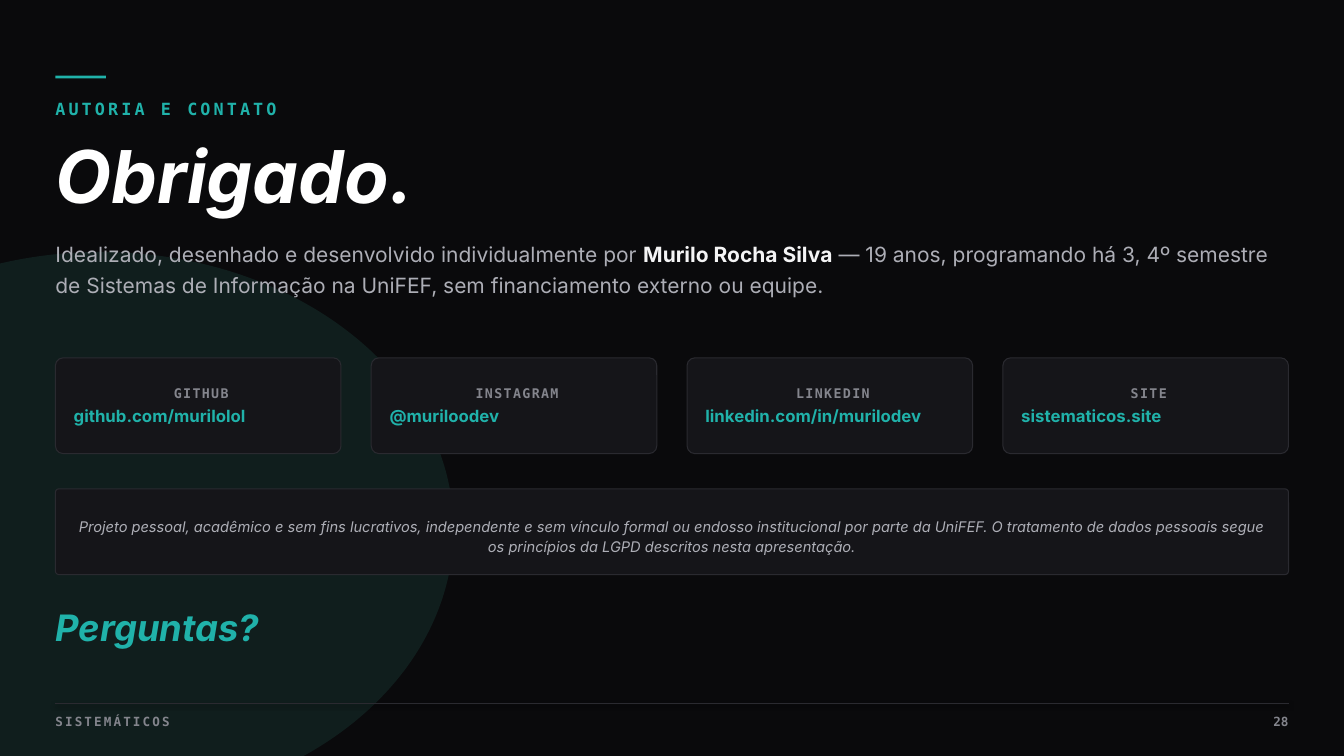
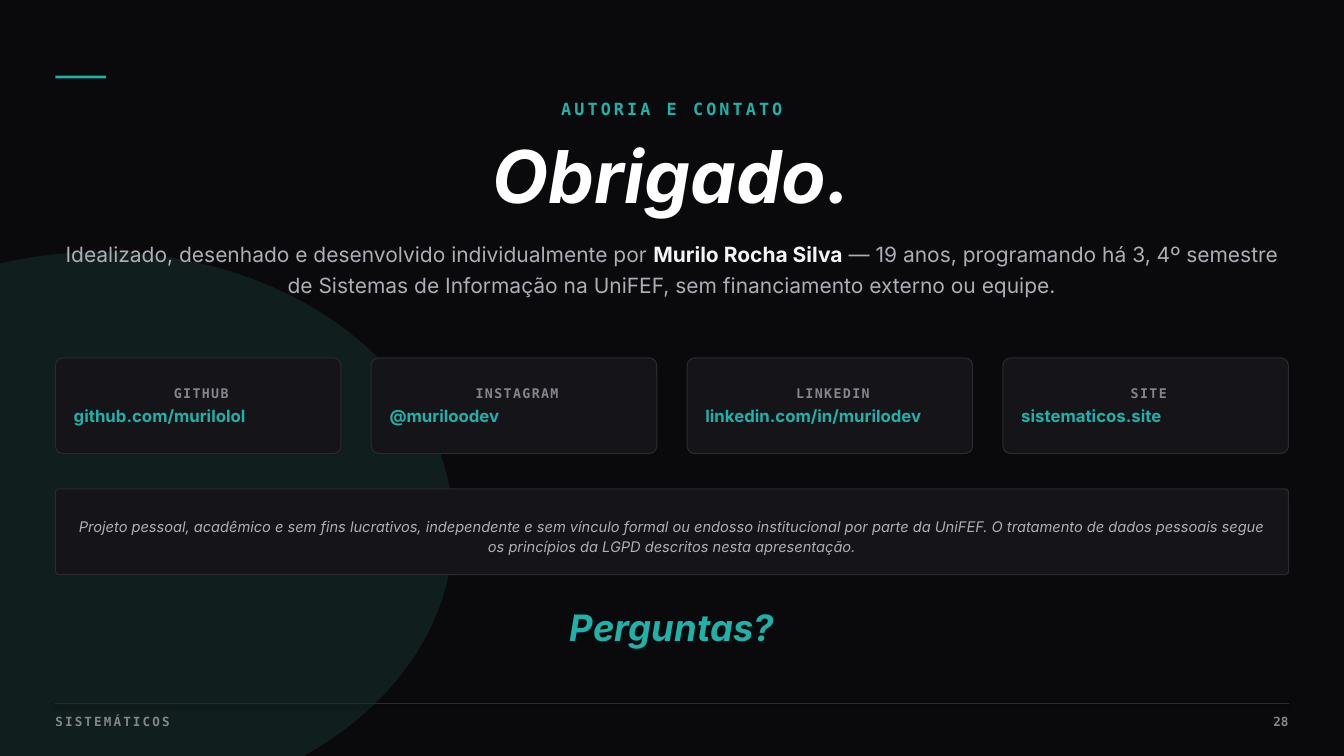
Before and after one commit to murilolol/sistematicos, a slide deck: slide 28 of site/sistematicos-apresentacao.pptx. Drawn at 1344x756 pixels with LibreOffice and Linux fonts; fonts in the diff are those of the drawing. Boxes give left, top, right and bottom in pixels: in the first picture for what was removed or moved away, otherwise in the second. Text is boxed around its words. In the diff, an @@ line names an element or a change of style, - is before the commit and + after.

```diff
--- a/site/sistematicos-apresentacao.pptx
+++ b/site/sistematicos-apresentacao.pptx
@@ alignment left to centre in 4 elements at [561,102,782,115], [493,147,851,219], [66,246,1278,298], [570,614,774,649] @@
```
